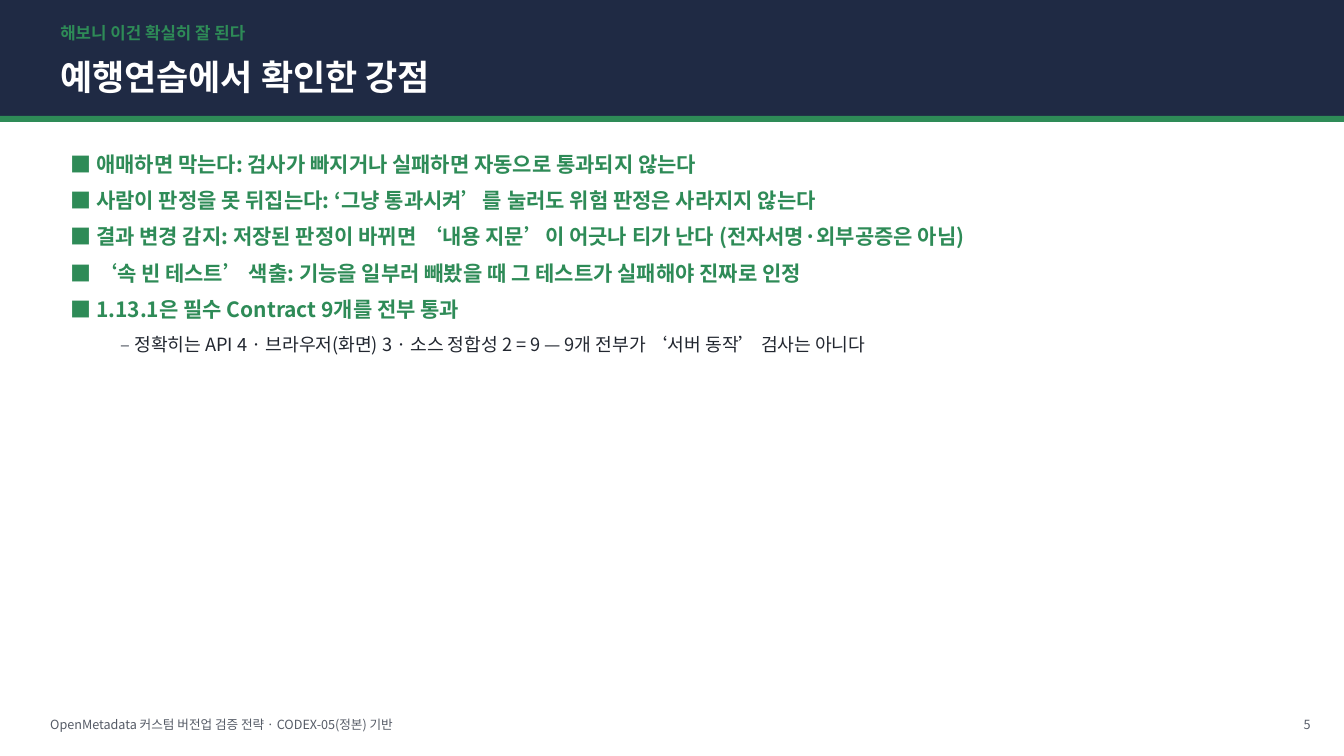
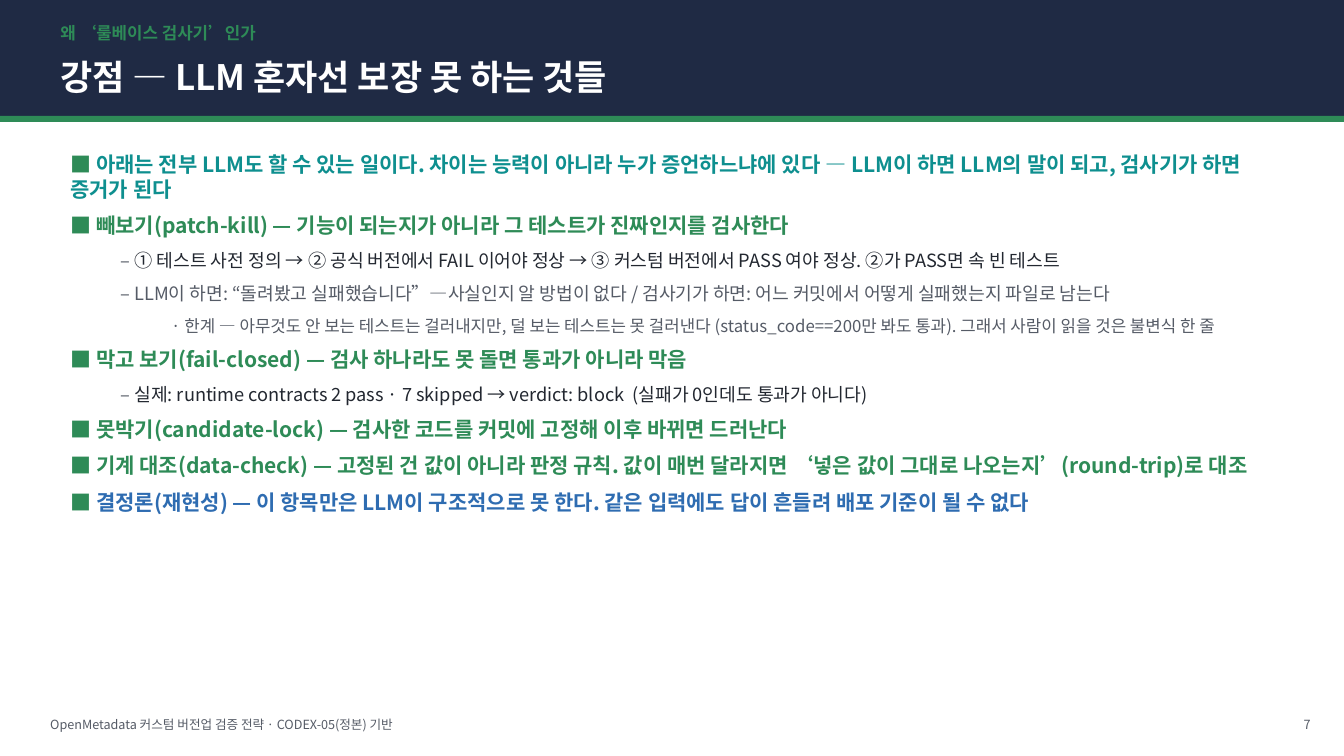
Before and after one commit to easyseop/openmetadata-lab-docs, a slide deck: slide 7 of docs/CODEX-05-전략발표.pptx (slide 5 before the commit). Drawn at 1344x756 pixels with LibreOffice and Linux fonts; fonts in the diff are those of the drawing. Boxes give left, top, right and bottom in pixels: in the first picture for what was removed or moved away, otherwise in the second. Text is boxed around its words. In the diff, an @@ line names an element or a change of style, - is before the commit and + after.

```diff
--- a/docs/CODEX-05-전략발표.pptx
+++ b/docs/CODEX-05-전략발표.pptx
@@ text at <box>60,25,256,41</box>: text changed @@
-해보니 이건 확실히 잘 된다
+왜 ‘룰베이스 검사기’인가
@@ text at <box>60,60,606,93</box>: text changed @@
-예행연습에서 확인한 강점
+강점 — LLM 혼자선 보장 못 하는 것들
@@ text at <box>70,154,1248,514</box>: text changed @@
-■ 애매하면 막는다: 검사가 빠지거나 실패하면 자동으로 통과되지 않는다
-■ 사람이 판정을 못 뒤집는다: ‘그냥 통과시켜’를 눌러도 위험 판정은 사라지지 않는다
-■ 결과 변경 감지: 저장된 판정이 바뀌면 ‘내용 지문’이 어긋나 티가 난다 (전자서명·외부공증은 아님)
-■ ‘속 빈 테스트’ 색출: 기능을 일부러 빼봤을 때 그 테스트가 실패해야 진짜로 인정
-■ 1.13.1은 필수 Contract 9개를 전부 통과
-  – 정확히는 API 4 · 브라우저(화면) 3 · 소스 정합성 2 = 9 — 9개 전부가 ‘서버 동작’ 검사는 아니다
+■ 아래는 전부 LLM도 할 수 있는 일이다. 차이는 능력이 아니라 누가 증언하느냐에 있다 — LLM이 하면 LLM의 말이 되고, 검사기가 하면 증거가 된다
+■ 빼보기(patch-kill) — 기능이 되는지가 아니라 그 테스트가 진짜인지를 검사한다
+  – ① 테스트 사전 정의 → ② 공식 버전에서 FAIL 이어야 정상 → ③ 커스텀 버전에서 PASS 여야 정상. ②가 PASS면 속 빈 테스트
+  – LLM이 하면: “돌려봤고 실패했습니다”—사실인지 알 방법이 없다 / 검사기가 하면: 어느 커밋에서 어떻게 실패했는지 파일로 남는다
+    · 한계 — 아무것도 안 보는 테스트는 걸러내지만, 덜 보는 테스트는 못 걸러낸다 (status_code==200만 봐도 통과). 그래서 사람이 읽을 것은 불변식 한 줄
+■ 막고 보기(fail-closed) — 검사 하나라도 못 돌면 통과가 아니라 막음
+  – 실제: runtime contracts 2 pass · 7 skipped → verdict: block (실패가 0인데도 통과가 아니다)
+■ 못박기(candidate-lock) — 검사한 코드를 커밋에 고정해 이후 바뀌면 드러난다
+■ 기계 대조(data-check) — 고정된 건 값이 아니라 판정 규칙. 값이 매번 달라지면 ‘넣은 값이 그대로 나오는지’(round-trip)로 대조
+■ 결정론(재현성) — 이 항목만은 LLM이 구조적으로 못 한다. 같은 입력에도 답이 흔들려 배포 기준이 될 수 없다
@@ text at <box>1304,719,1311,729</box>: text changed @@
-5
+7
```
Also in this commit, not shown: 13 other slides changed, 2 slides added, 1 slide removed, 2 other files.
